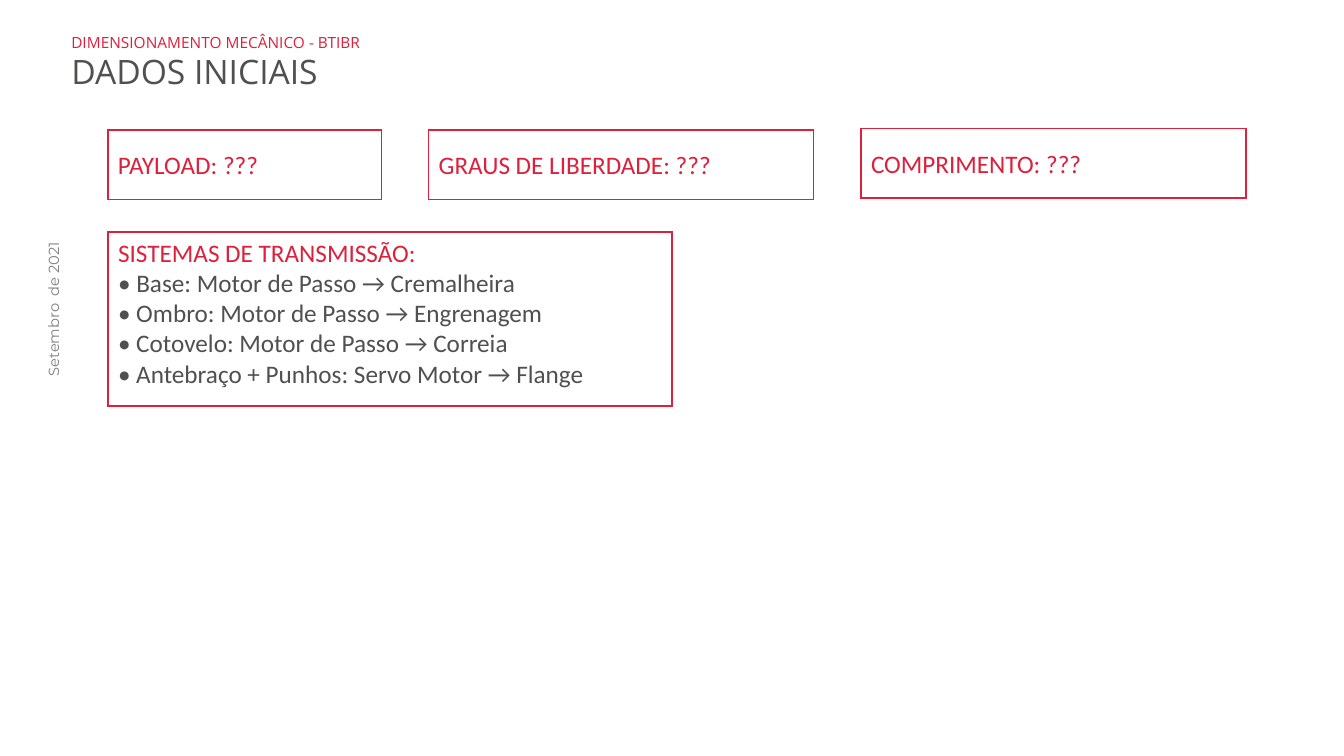
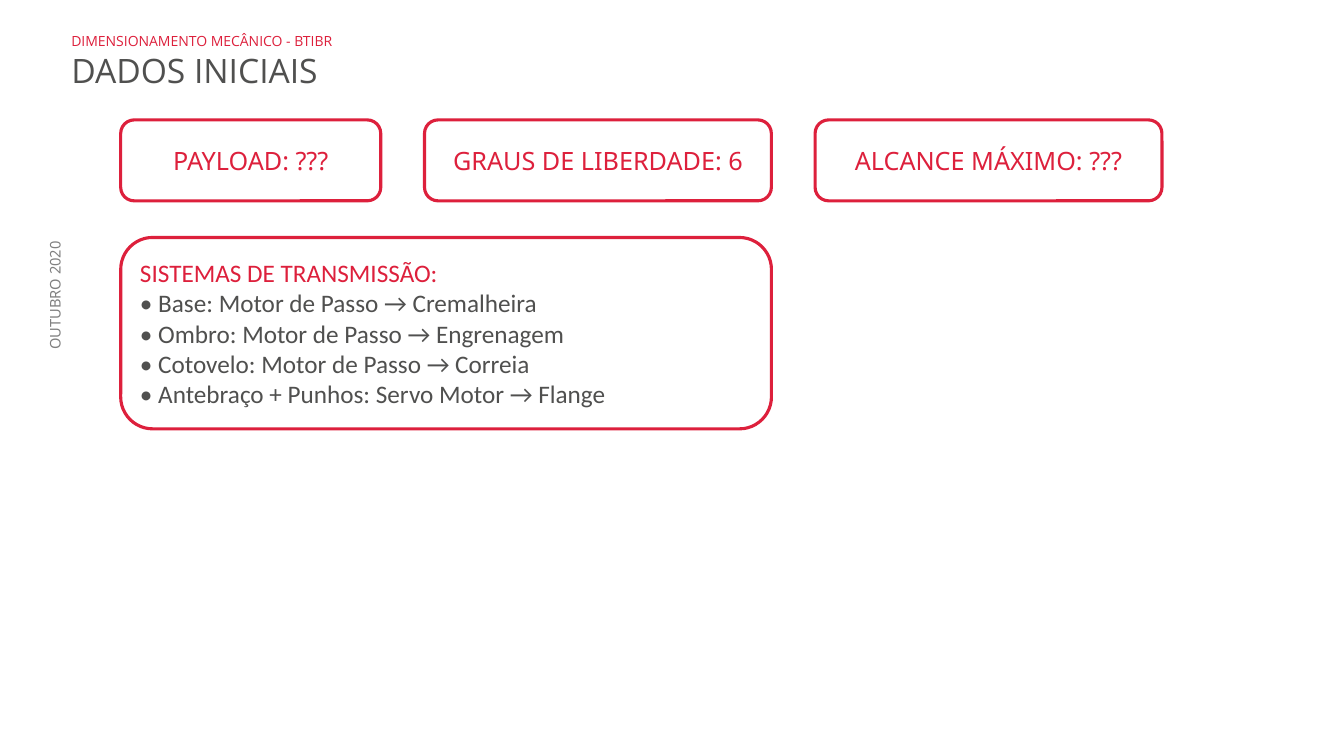
Before and after one commit to BTIBR/Projeto-Mecanico, a slide deck: slide 2 of Arquivos Gerais/Análises e Cálculos/Dimensionamento Mecânico BTIBR.pptx. Drawn at 1344x756 pixels with LibreOffice and Linux fonts; fonts in the diff are those of the drawing; background and template pictures are left out. Boxes give left, top, right and bottom in pixels: in the first picture for what was removed or moved away, otherwise in the second. Text is boxed around its words. In the diff, an @@ line names an element or a change of style, - is before the commit and + after.

Commit message:
Update do Dimensionamento

```diff
--- a/Arquivos Gerais/Análises e Cálculos/Dimensionamento Mecânico BTIBR.pptx
+++ b/Arquivos Gerais/Análises e Cálculos/Dimensionamento Mecânico BTIBR.pptx
@@ text at <box>71,33,332,46</box>: size 11 to 10 pt in "DIMENSIONAMENTO MECÂNICO - BTIBR" @@
@@ rounded rectangle "PAYLOAD: ???": place and size @@
-rounded rectangle "PAYLOAD: ???" at <box>108,130,381,200</box>
+rounded rectangle "PAYLOAD: ???" at <box>121,120,381,201</box>
@@ rounded rectangle "PAYLOAD: ???" at <box>121,120,381,201</box>: font Calibri to Noto Sans; alignment left to centre; rectangle to rounded rectangle; fill none to #FFFFFF; outline #DD203C 1 pt to #DD203C 2.25 pt @@
@@ rounded rectangle "GRAUS DE LIBERDADE: 6": place and size @@
-rounded rectangle "GRAUS DE LIBERDADE: 6" at <box>429,130,814,200</box>
+rounded rectangle "GRAUS DE LIBERDADE: 6" at <box>424,120,771,201</box>
@@ rounded rectangle "GRAUS DE LIBERDADE: 6" at <box>424,120,771,201</box>: rectangle to rounded rectangle; fill none to #FFFFFF; outline #DD203C 1 pt to #DD203C 2.25 pt @@
@@ rounded rectangle added at <box>816,120,1163,201</box>, fill #FFFFFF, outline #DD203C 2.25 pt, 18 pt, text #DD203C @@
+ALCANCE MÁXIMO: ???
@@ rectangle removed at <box>861,128,1246,198</box> @@
-COMPRIMENTO: ???
@@ text in rounded rectangle at <box>453,151,742,171</box>: text changed; font Calibri to Noto Sans @@
-GRAUS DE LIBERDADE: ???
+GRAUS DE LIBERDADE: 6
@@ rounded rectangle "SISTEMAS DE TRANSMISSÃO:": place and size @@
-rounded rectangle "SISTEMAS DE TRANSMISSÃO:" at <box>108,232,671,406</box>
+rounded rectangle "SISTEMAS DE TRANSMISSÃO:" at <box>121,238,772,430</box>
@@ rounded rectangle "SISTEMAS DE TRANSMISSÃO:" at <box>121,238,772,430</box>: vertical alignment top to middle; rectangle to rounded rectangle; fill none to #FFFFFF; outline #DD203C 1 pt to #DD203C 2.25 pt @@
@@ text removed at <box>43,245,63,375</box> @@
-Setembro de 2021
@@ text added at <box>45,244,65,348</box>, 10.5 pt, text #808080 @@
+OUTUBRO 2020
```
Also in this commit, not shown: 7 other slides changed, 13 slides added, 44 other files.
